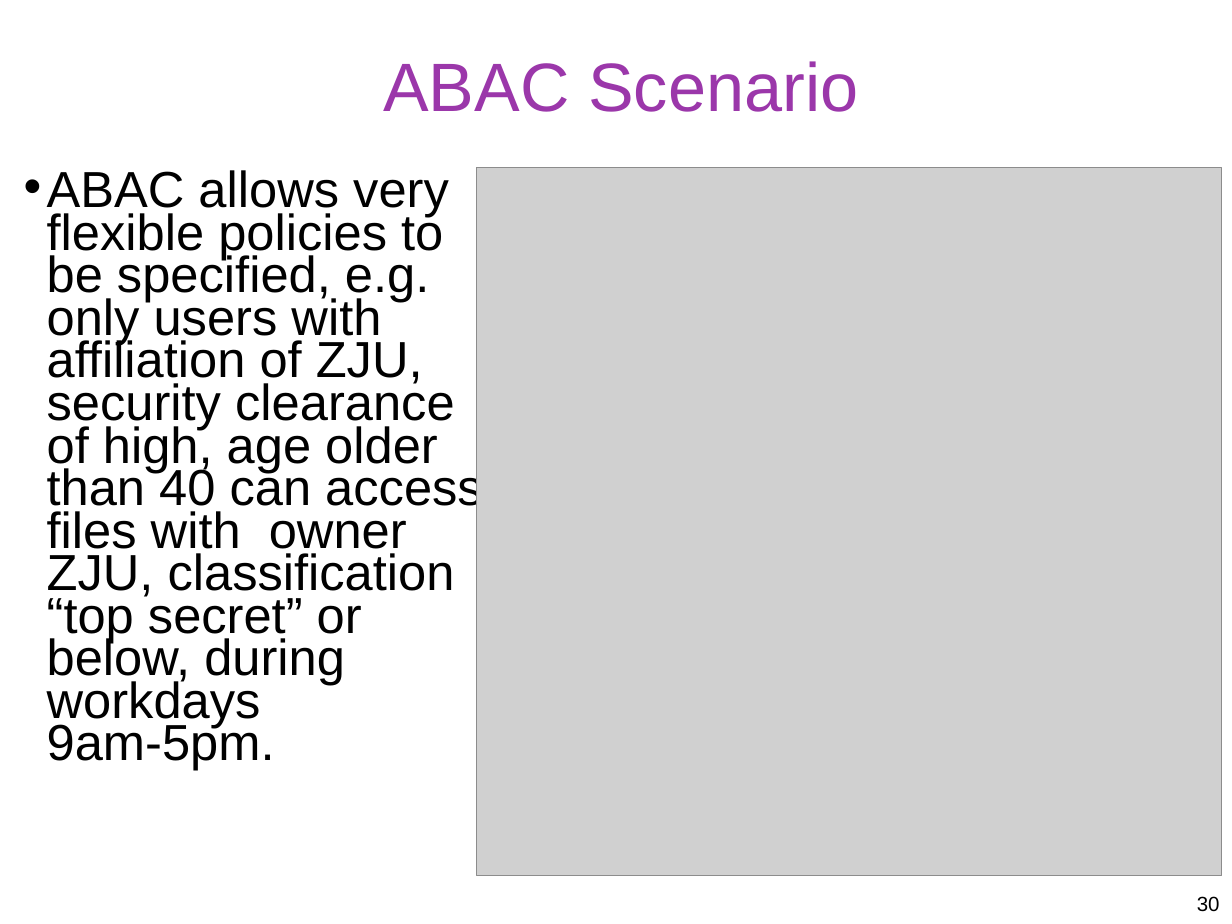
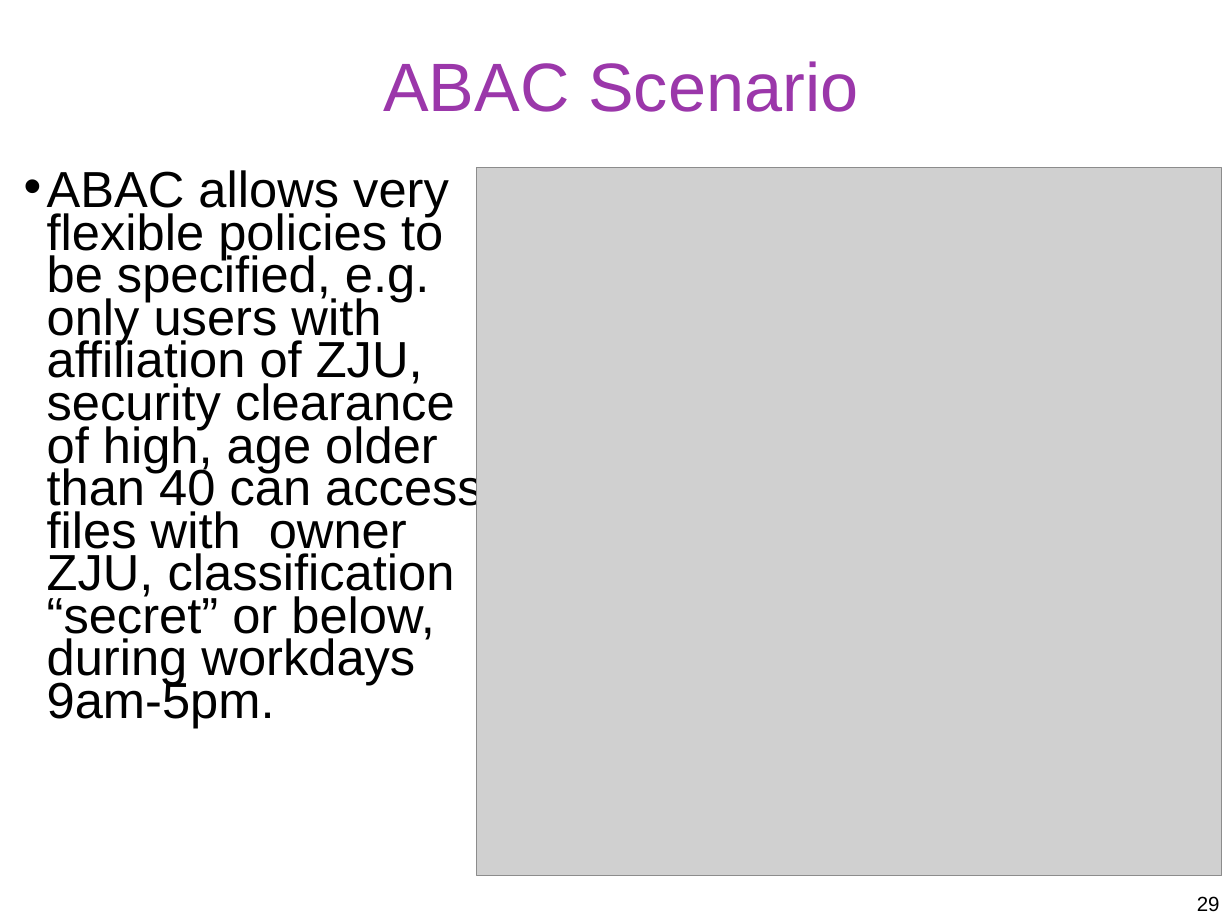
Before and after one commit to gulaoshi/gu.github.io, a slide deck: slide 29 of InfoSec/PPTs/L4-CH04-Access Control.pptx (slide 30 before the commit). Drawn at 1232x924 pixels with LibreOffice and Linux fonts; fonts in the diff are those of the drawing; grey boxes stand for pictures. Boxes give left, top, right and bottom in pixels: in the first picture for what was removed or moved away, otherwise in the second. Text is boxed around its words. In the diff, an @@ line names an element or a change of style, - is before the commit and + after.

```diff
--- a/InfoSec/PPTs/L4-CH04-Access Control.pptx
+++ b/InfoSec/PPTs/L4-CH04-Access Control.pptx
@@ text at (x1=47, y1=170, x2=483, y2=728): text changed @@
-  •• ABAC allows very flexible policies to be specified, e.g. only users with affiliation of ZJU, security clearance of high, age older than 40 can access files with owner ZJU, classification “top secret” or below, during workdays 9am-5pm.
+  •• ABAC allows very flexible policies to be specified, e.g. only users with affiliation of ZJU, security clearance of high, age older than 40 can access files with owner ZJU, classification “secret” or below, during workdays 9am-5pm.
@@ page number at (x1=1187, y1=896, x2=1210, y2=911): text changed @@
-30
+29
@@ page number at (x1=1197, y1=896, x2=1220, y2=912): text changed @@
-30
+29
```
Also in this commit, not shown: 13 other slides changed, 1 slide removed, 2 other files.
